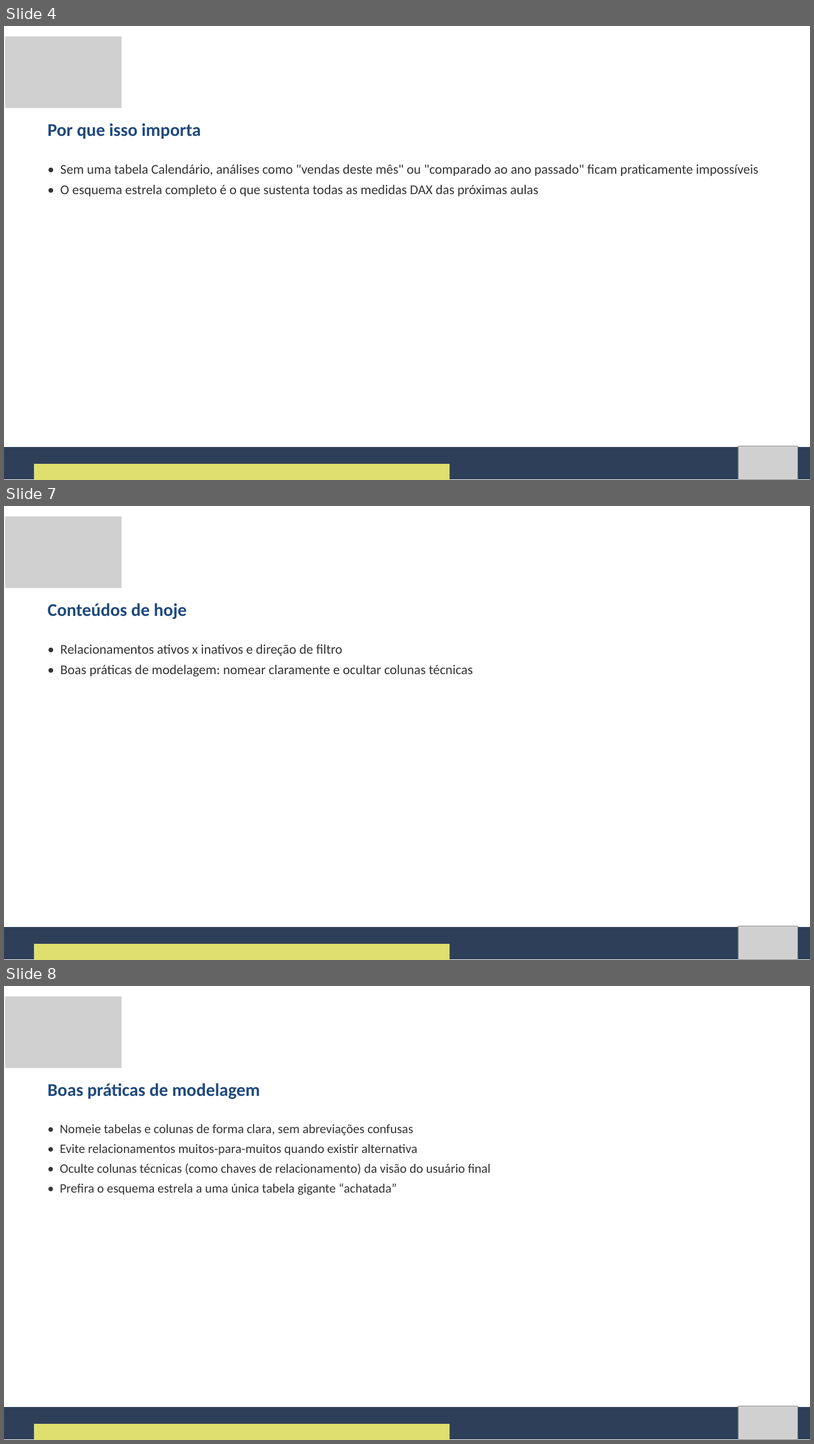
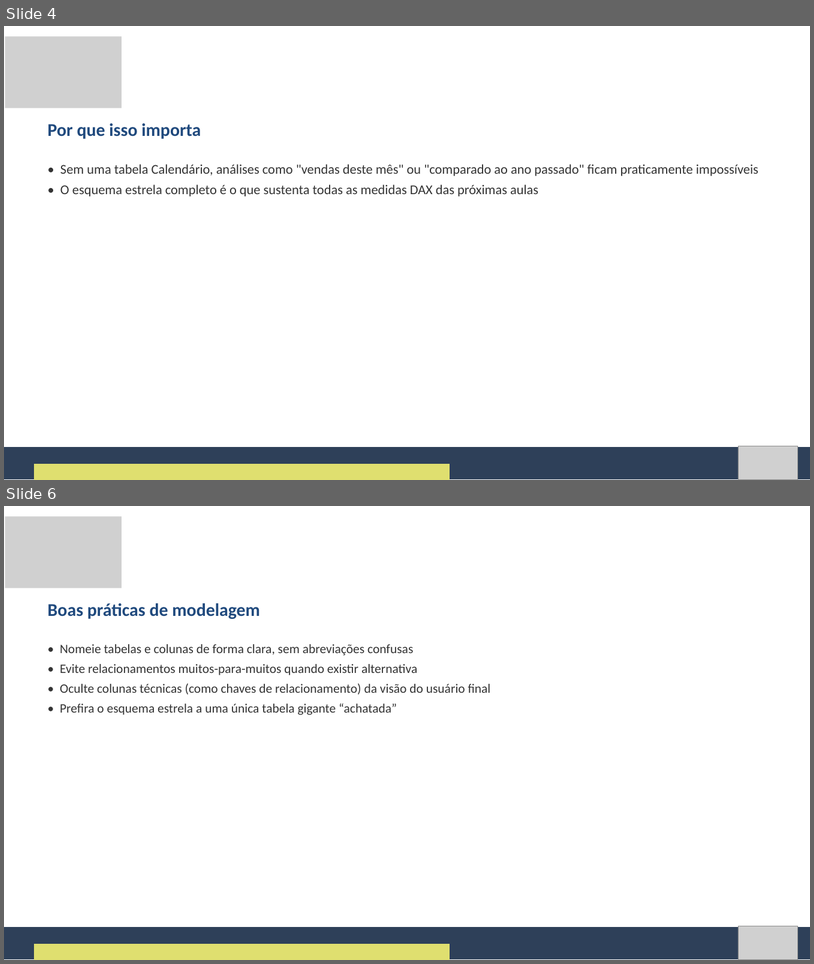
Before and after one commit to Natan20/Curso-PowerBI-Desktop-Material, a slide deck: Aula 05 - 14-09-2026/Aula 5 - Slides.pptx. Shown one above the other, each under a label of ours: slides 4, 7 and 8 before the commit, slides 4 and 6 after it; the slides between them are not shown. The pictures are 814x1444 and 814x964 pixels, drawn with LibreOffice and Linux fonts; fonts in the diff are those of the drawing; grey boxes stand for pictures. Boxes give left, top, right and bottom in pixels: in the first picture for what was removed or moved away, otherwise in the second. Text is boxed around its words. In the diff, an @@ line names an element or a change of style, - is before the commit and + after.

Commit message:
Unifica slide 'Conteudos de hoje' em um so nas Aulas 2, 4, 5, 8 e 12

```diff
--- a/Aula 05 - 14-09-2026/Aula 5 - Slides.pptx
+++ b/Aula 05 - 14-09-2026/Aula 5 - Slides.pptx
@@ slide 7 removed at (4,506,810,960), background #FFFFFF @@
@@ picture removed at (5,516,122,588) @@
@@ text removed at (48,603,187,619) @@
-Conteúdos de hoje
@@ text removed at (60,644,473,676) @@
-• Relacionamentos ativos x inativos e direção de filtro
-• Boas práticas de modelagem: nomear claramente e ocultar colunas técnicas
@@ freeform shape removed at (4,927,810,959) @@
@@ picture removed at (738,926,798,959) @@
@@ freeform shape removed at (34,943,450,960) @@
@@ what was slide 8 is now slide 6 @@
```
Also in this commit, not shown: 1 slide changed, 1 other slide removed, 4 other files.
